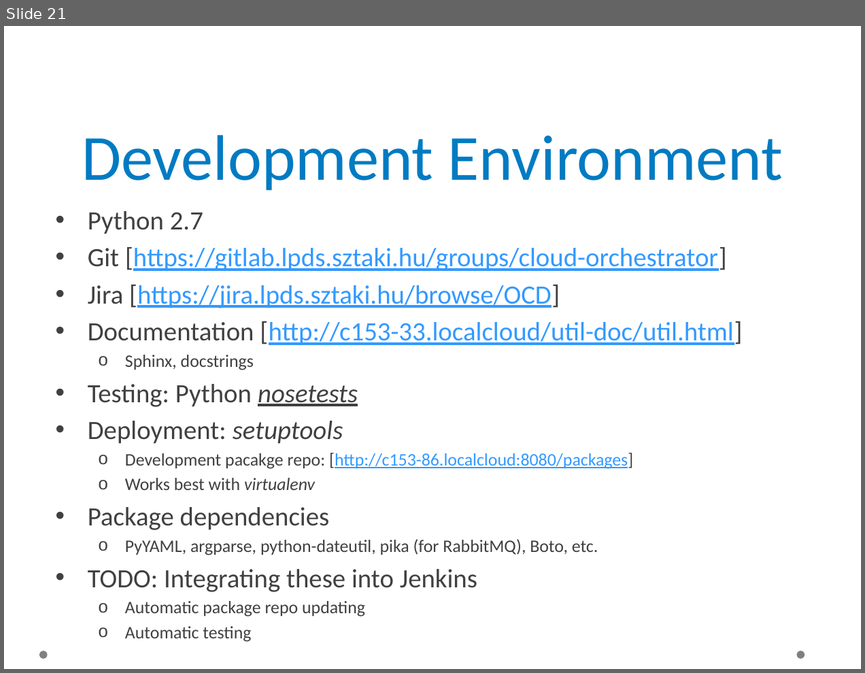
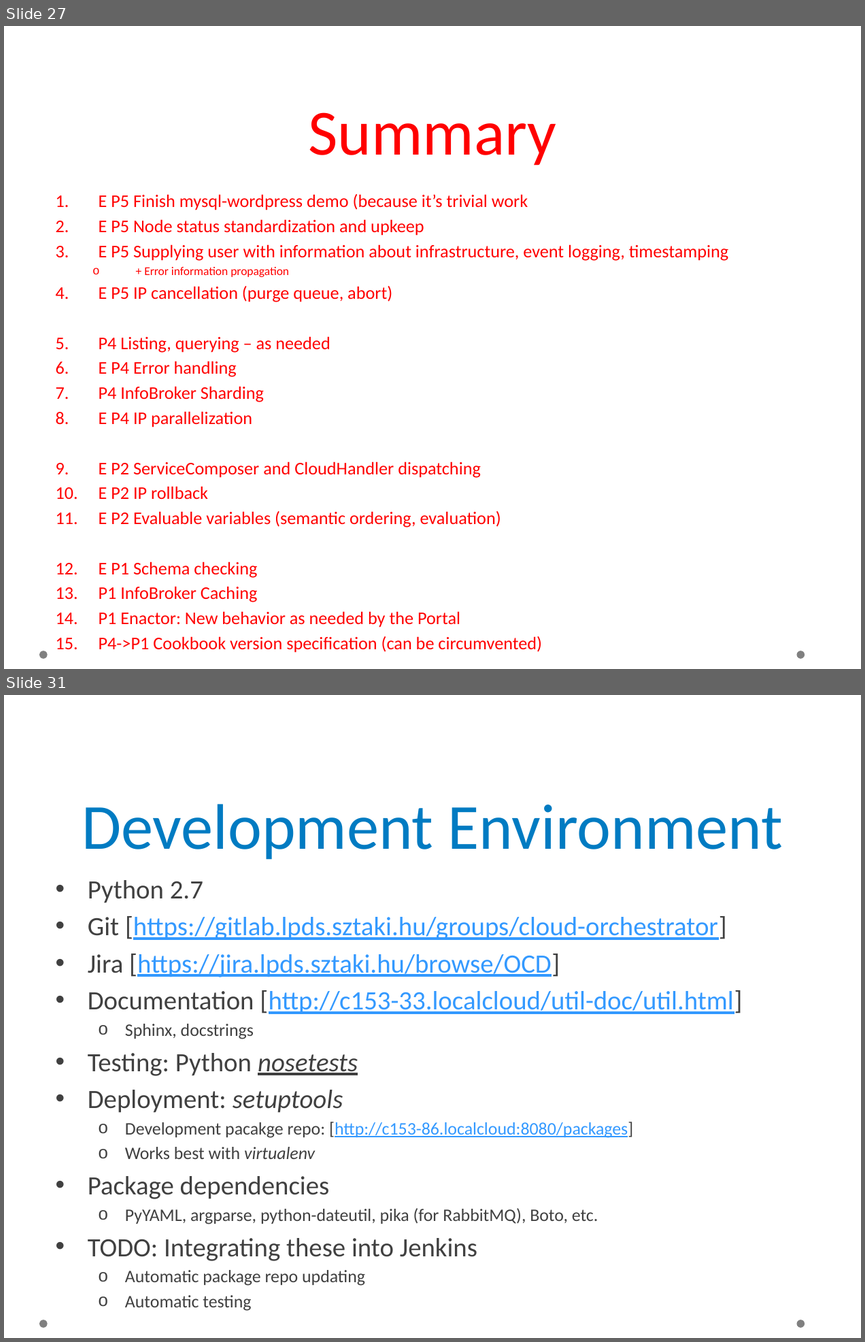
Before and after one commit to occopus/docs, a slide deck: sztaki-occo-report.pptx. Shown one above the other, each under a label of ours: slide 21 before the commit, slides 27 and 31 after it; the slides between them are not shown. The pictures are 865x673 and 865x1342 pixels, drawn with LibreOffice and Linux fonts; fonts in the diff are those of the drawing; background and template pictures are left out. Boxes give left, top, right and bottom in pixels: in the first picture for what was removed or moved away, otherwise in the second. Text is boxed around its words. In the diff, an @@ line names an element or a change of style, - is before the commit and + after.

Commit message:
Update OCCO status report

```diff
--- a/sztaki-occo-report.pptx
+++ b/sztaki-occo-report.pptx
@@ slide 27 added at (x1=4, y1=26, x2=861, y2=669), background picture (left out); not listed: 2 template elements that a slide beside it also shows @@
@@ title added at (x1=308, y1=112, x2=556, y2=165), 54 pt, text #FF0000 @@
+Summary
@@ text added at (x1=99, y1=194, x2=728, y2=652), 15 pt, text #FF0000 @@
+1. E P5 Finish mysql-wordpress demo (because it’s trivial work
+2. E P5 Node status standardization and upkeep
+3. E P5 Supplying user with information about infrastructure, event logging, timestamping
+  o + Error information propagation
+4. E P5 IP cancellation (purge queue, abort)
+5. P4 Listing, querying – as needed
+6. E P4 Error handling
+7. P4 InfoBroker Sharding
+8. E P4 IP parallelization
+9. E P2 ServiceComposer and CloudHandler dispatching
+10. E P2 IP rollback
+11. E P2 Evaluable variables (semantic ordering, evaluation)
+12. E P1 Schema checking
+13. P1 InfoBroker Caching
+14. P1 Enactor: New behavior as needed by the Portal
+15. P4->P1 Cookbook version specification (can be circumvented)
@@ what was slide 21 is now slide 31 @@
```
Also in this commit, not shown: 8 slides changed, 9 other slides added.
